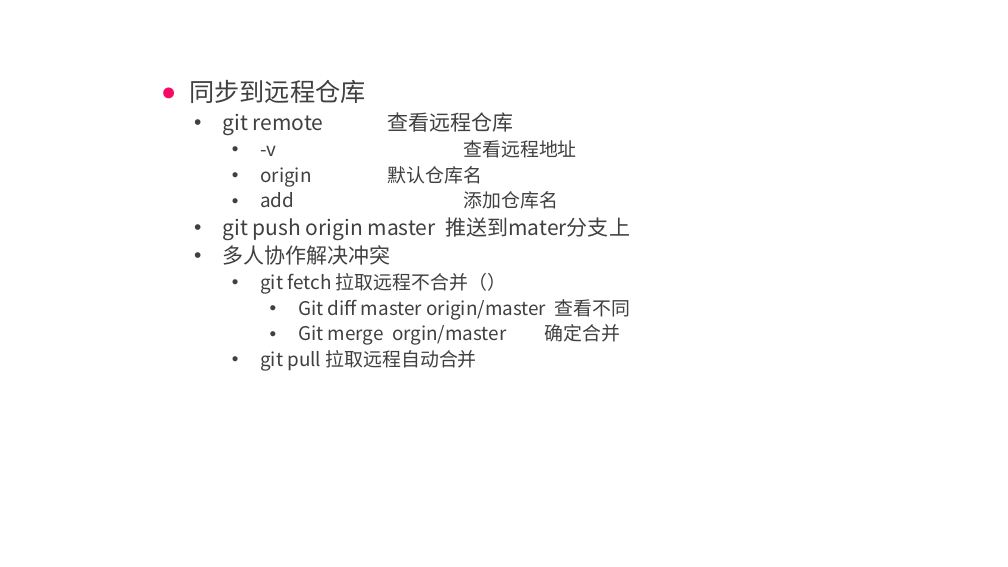
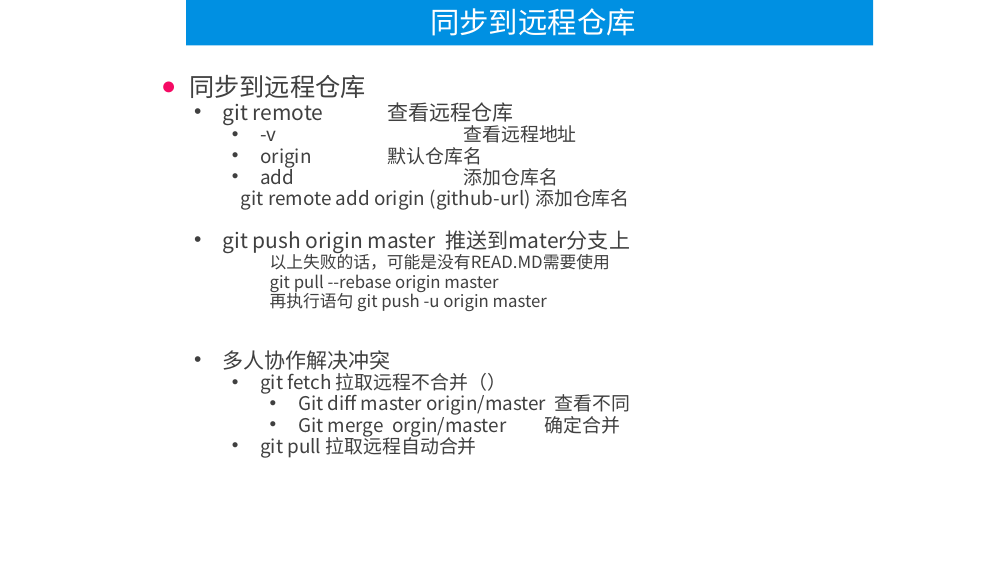
Before and after one commit to lixueiq911/github-note, a slide deck: slide 10 of 玩转git与github.pptx. Drawn at 1008x567 pixels with LibreOffice and Linux fonts; fonts in the diff are those of the drawing. Boxes give left, top, right and bottom in pixels: in the first picture for what was removed or moved away, otherwise in the second. Text is boxed around its words. In the diff, an @@ line names an element or a change of style, - is before the commit and + after.

```diff
--- a/玩转git与github.pptx
+++ b/玩转git与github.pptx
@@ rectangle added at box(186, 0, 873, 45), fill #0090E2, 28 pt, text #FFFFFF @@
+同步到远程仓库
@@ text at box(189, 75, 631, 458): line spacing 0.9 to 0.7 @@
@@ text at box(241, 185, 629, 210): paragraph added @@
+      git remote add origin (github-url) 添加仓库名
@@ text at box(270, 251, 610, 311): paragraphs added @@
+        以上失败的话，可能是没有READ.MD需要使用
+        git pull --rebase origin master
+        再执行语句 git push -u origin master
```
Also in this commit, not shown: 5 other slides changed, 1 slide removed.
